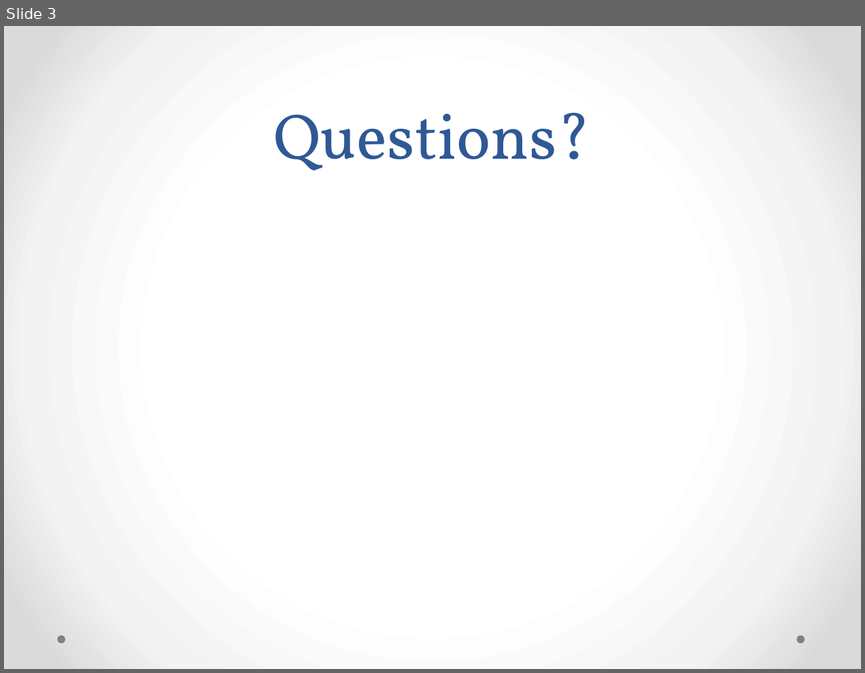
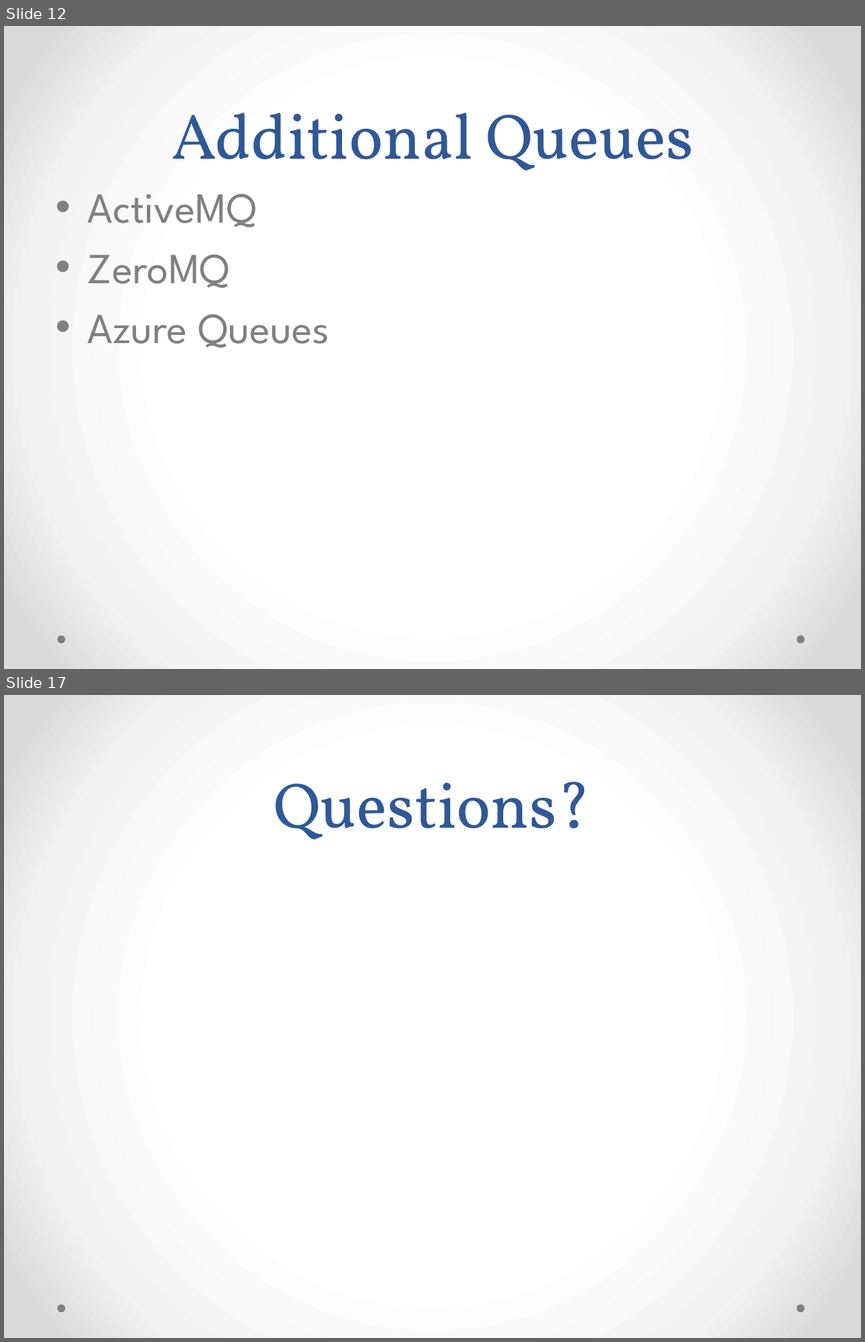
Before and after one commit to ekepes/Presentations, a slide deck: GetOnTheBus/Get on the Bus with MassTransit.pptx. Shown one above the other, each under a label of ours: slide 3 before the commit, slides 12 and 17 after it; the slides between them are not shown. The pictures are 865x673 and 865x1342 pixels, drawn with LibreOffice and Linux fonts; fonts in the diff are those of the drawing. Boxes give left, top, right and bottom in pixels: in the first picture for what was removed or moved away, otherwise in the second. Text is boxed around its words. In the diff, an @@ line names an element or a change of style, - is before the commit and + after.

```diff
--- a/GetOnTheBus/Get on the Bus with MassTransit.pptx
+++ b/GetOnTheBus/Get on the Bus with MassTransit.pptx
@@ slide 12 added at [4, 26, 861, 669], background gradient #FFFFFF to #F4F4F4 to #DADADA; not listed: 2 template elements that a slide beside it also shows @@
@@ title added at [171, 112, 694, 171], 54 pt, text #2F5897 @@
+Additional Queues
@@ text added at [88, 194, 329, 348], 36 pt, text #808080 @@
+• ActiveMQ
+• ZeroMQ
+• Azure Queues
@@ what was slide 3 is now slide 17 @@
```
Also in this commit, not shown: 3 slides changed, 13 other slides added, 1 other file.
